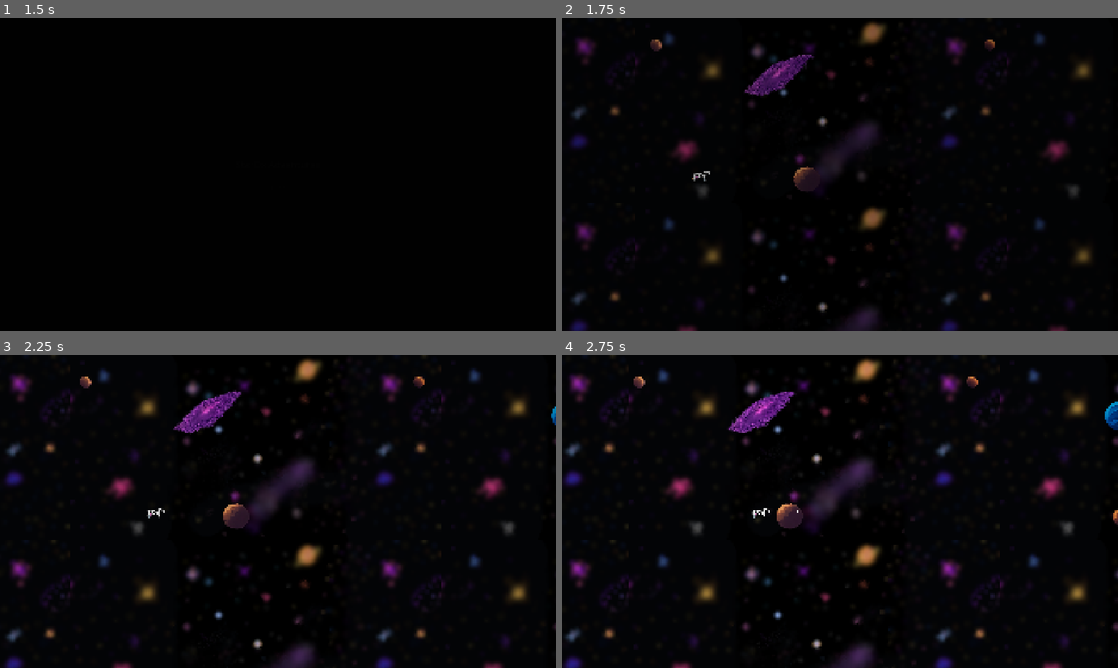
Above: before the commit, frames 1-4 (two rows, left to right).
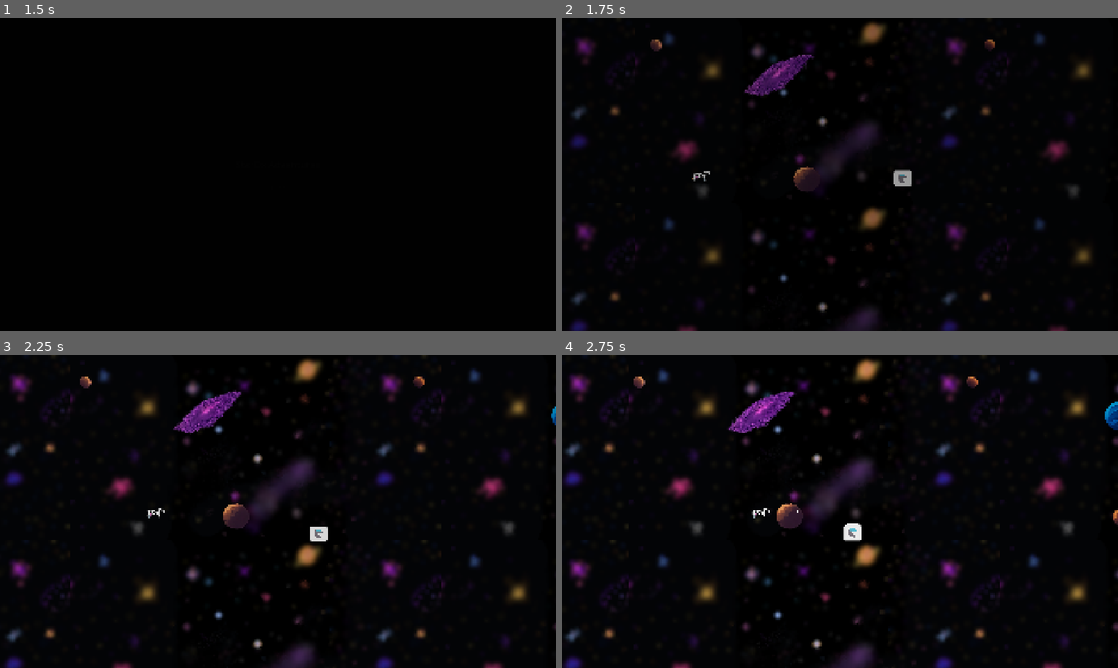
Above: after the commit, the same moments.

Repository: tfmertz/gamedevtv-jam-2026
Game: Godot game, scene res://scene/main.tscn
The game is run twice, just before and just after one commit, with the same random seed, the same clock (stepped at 60 frames per second) and the same inputs.
Inputs:
- Up to frame 1 (1.5 s): click "START" at 0.5 s; click "START" at 1.25 s
- Up to frame 2 (1.75 s): no input
- Up to frame 3 (2.25 s): tap Enter at 2 s; hold D (move_right) from 2.03 s (still down); tap F (cycle_formation) at 2.1 s
- Up to frame 4 (2.75 s): keep holding D (move_right)

Frame 1 is identical in both runs. In frame 2, 0.2% of the frame differs, in the area x 59-63%, y 48-54%; in frame 3, 0.2%; in frame 4, 0.2%, in the area x 50-54%, y 53-60%.

Commit message:
Add boss transition

Diff:
--- a/scene/autoload/game_manager.gd
+++ b/scene/autoload/game_manager.gd
@@ -13,6 +13,7 @@
 
 var is_transitioning := false
 var is_spawning_scrap := false
+var stop_player_control := false
 
 var _color_rect: ColorRect
 var flash_tween: Tween
@@ -35,6 +36,11 @@
 		_change_to(initial_scene_path)
 	else:
 		fade_in(3)
+
+func pause_player_control(duration: float) -> void:
+	stop_player_control = true
+	await get_tree().create_timer(duration).timeout
+	stop_player_control = false
 
 func fade_out(duration := 1.0) -> void:
 	var tween := create_tween()
--- a/scene/level.tscn
+++ b/scene/level.tscn
@@ -7,6 +7,7 @@
 [ext_resource type="PackedScene" uid="uid://i2bhoea50ibg" path="res://scene/bomber.tscn" id="3_u2b8d"]
 [ext_resource type="PackedScene" uid="uid://dyfe2xuytxb4s" path="res://src/tommy_gun.tscn" id="4_aw33w"]
 [ext_resource type="Texture2D" uid="uid://6usrl22ae0rg" path="res://assets/art/planet_b.png" id="4_planet_b"]
+[ext_resource type="PackedScene" uid="uid://cmmk8vljkgmy6" path="res://scene/scrap.tscn" id="8_u2b8d"]
 
 [sub_resource type="Curve2D" id="Curve2D_s4405"]
 _data = {
@@ -78,6 +79,9 @@
 [node name="WaveTimer" type="Timer" parent="." unique_id=38180934]
 autostart = true
 
+[node name="Scrap" parent="." unique_id=498599342 instance=ExtResource("8_u2b8d")]
+position = Vector2(1183, 516)
+
 [connection signal="timeout" from="EnemySpawnTimer" to="." method="_on_enemy_spawn_timer_timeout"]
 [connection signal="timeout" from="DifficultyTimer" to="." method="_on_difficulty_timer_timeout"]
 [connection signal="timeout" from="WaveTimer" to="." method="_on_wave_timer_timeout"]
--- a/src/level.gd
+++ b/src/level.gd
@@ -11,6 +11,8 @@
 
 var ship_scene : PackedScene = preload("res://scene/ship_node.tscn")
 var group_scene : PackedScene = preload("res://scene/player_group.tscn")
+var boss_scene : PackedScene = preload("res://scene/boss_wave.tscn")
+
 var screen_size : Vector2i
 
 @onready var enemy_vert_spawn_follow_2d: PathFollow2D = $EnemyVertSpawnPath/VertSpawnFollow2D
@@ -137,10 +139,18 @@
 
 func _on_difficulty_timer_timeout() -> void:
 	# for now go to boss directly, until tom builds out more waves
-	GameManager.load_scene("res://scenes/boss_wave.tscn")
+	var boss := boss_scene.instantiate()
+	add_child(boss)
+	# wait 4 sec
+	GameManager.pause_player_control(4.0)
+
+	# Turn off other spawners
+	wave_timer.stop()
+	enemy_spawn_timer.stop()
+
 	return
 	if difficulty == Difficulty.HARD:
-		GameManager.load_scene("res://scenes/boss_wave.tscn")
+		pass
 	else:
 		# increase difficulty every 2m
 		difficulty += 1
--- a/src/player_group.gd
+++ b/src/player_group.gd
@@ -113,7 +113,10 @@
 	var close_loop            = false
 	var toggle_ship_grouping  = false
 
-	velocity_dir = Input.get_vector("move_left", "move_right", "move_up", "move_down")
+	if not GameManager.stop_player_control:
+		velocity_dir = Input.get_vector("move_left", "move_right", "move_up", "move_down")
+	else:
+		velocity_dir = Vector2.ZERO
 
 	if Input.is_action_just_pressed("cycle_formation"):
 		formation = (formation + 1) % len(FormationType)
--- a/src/ship_node.gd
+++ b/src/ship_node.gd
@@ -144,6 +144,9 @@
 	parent.add_scrap(scrap)
 
 func _on_bullet_timer_timeout() -> void:
+	if GameManager.stop_player_control:
+		return
+
 	if ship_type != ShipType.SHIELD:
 		var bullet = bullet_scene.instantiate()
 		bullet.position = position
